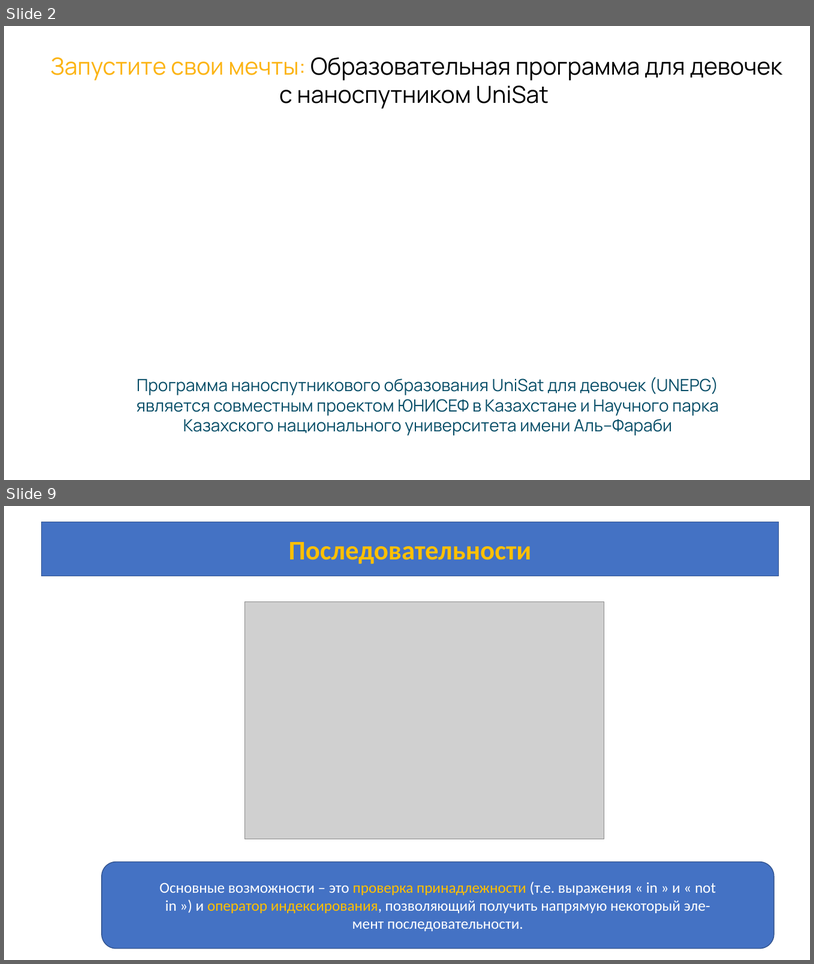
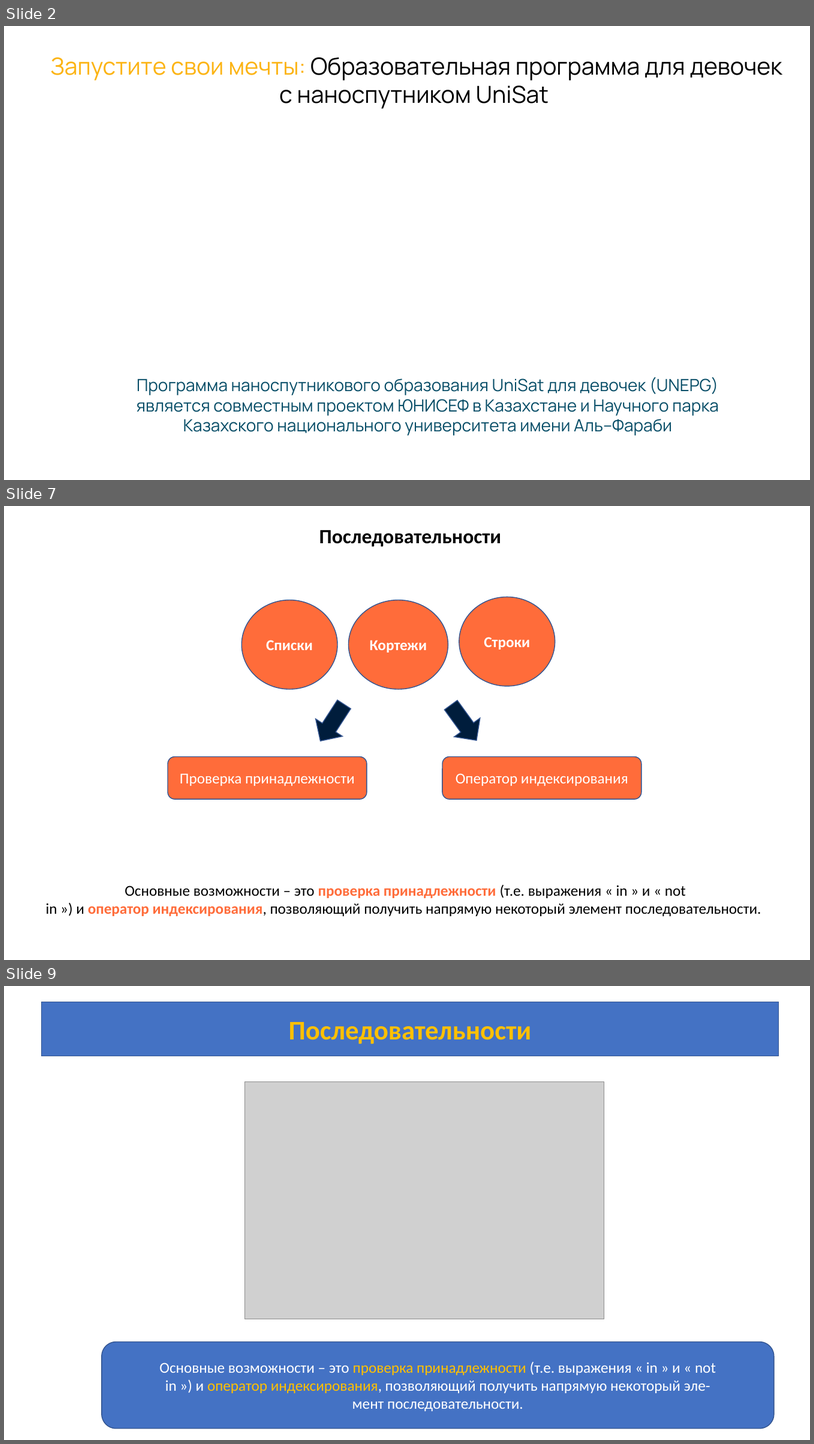
Before and after one commit to azamat7087/python_lessons_ver.2, a slide deck: lesson 6/Lesson_6.pptx. Shown one above the other, each under a label of ours: slides 2 and 9 before the commit, slides 2, 7 and 9 after it; the slides between them are not shown. The pictures are 814x964 and 814x1444 pixels, drawn with LibreOffice and Linux fonts; fonts in the diff are those of the drawing; grey boxes stand for pictures; background and template pictures are left out. Boxes give left, top, right and bottom in pixels: in the first picture for what was removed or moved away, otherwise in the second. Text is boxed around its words. In the diff, an @@ line names an element or a change of style, - is before the commit and + after.

```diff
--- a/lesson 6/Lesson_6.pptx
+++ b/lesson 6/Lesson_6.pptx
@@ slide 7 added at (x1=4, y1=506, x2=810, y2=960), background #FFFFFF @@
@@ text added at (x1=320, y1=530, x2=501, y2=547), 24 pt, text #000000, bold @@
+Последовательности
@@ ellipse added at (x1=242, y1=600, x2=338, y2=688), fill #FF6C3A, outline #325491 1 pt, 18 pt, text #FFFFFF, bold @@
+Cписки
@@ ellipse added at (x1=349, y1=600, x2=449, y2=688), fill #FF6C3A, outline #325491 1 pt, 18 pt, text #FFFFFF, bold @@
+Кортежи
@@ ellipse added at (x1=459, y1=597, x2=556, y2=685), fill #FF6C3A, outline #325491 1 pt, 18 pt, text #FFFFFF, bold @@
+Строки
@@ down arrow added at (x1=308, y1=696, x2=358, y2=750), fill #001D3C, outline #325491 1 pt @@
@@ down arrow added at (x1=438, y1=696, x2=490, y2=750), fill #001D3C, outline #325491 1 pt @@
@@ rounded rectangle added at (x1=168, y1=756, x2=367, y2=799), fill #FF6C3A, outline #325491 1 pt, 18 pt, text #FFFFFF @@
+Проверка принадлежности
@@ rounded rectangle added at (x1=443, y1=756, x2=642, y2=799), fill #FF6C3A, outline #325491 1 pt, 18 pt, text #FFFFFF @@
+Оператор индексирования
@@ text added at (x1=46, y1=884, x2=762, y2=916), 18 pt, text #000000 @@
+Основные возможности – это проверка принадлежности (т.е. выражения « in » и « not
+in ») и оператор индексирования, позволяющий получить напрямую некоторый элемент последовательности.
```
Also in this commit, not shown: 2 slides changed, 6 other slides added, 1 other file.
